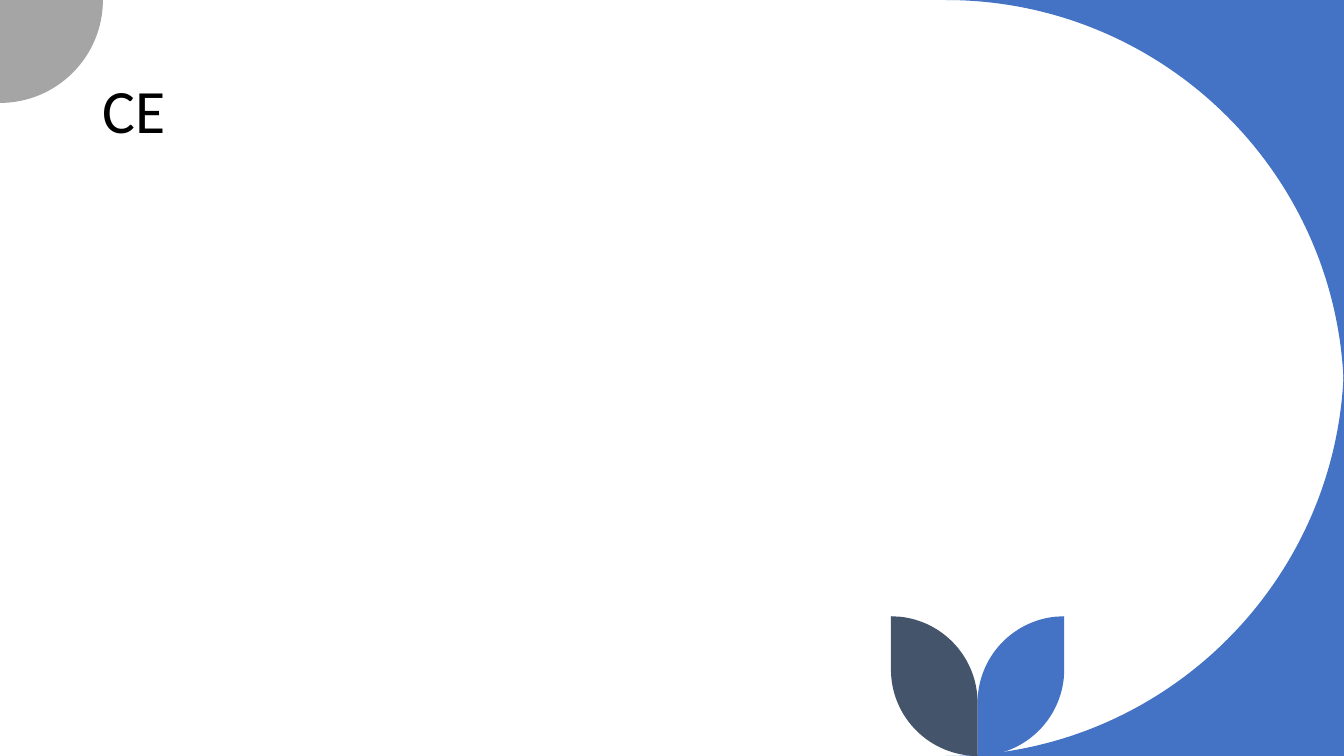
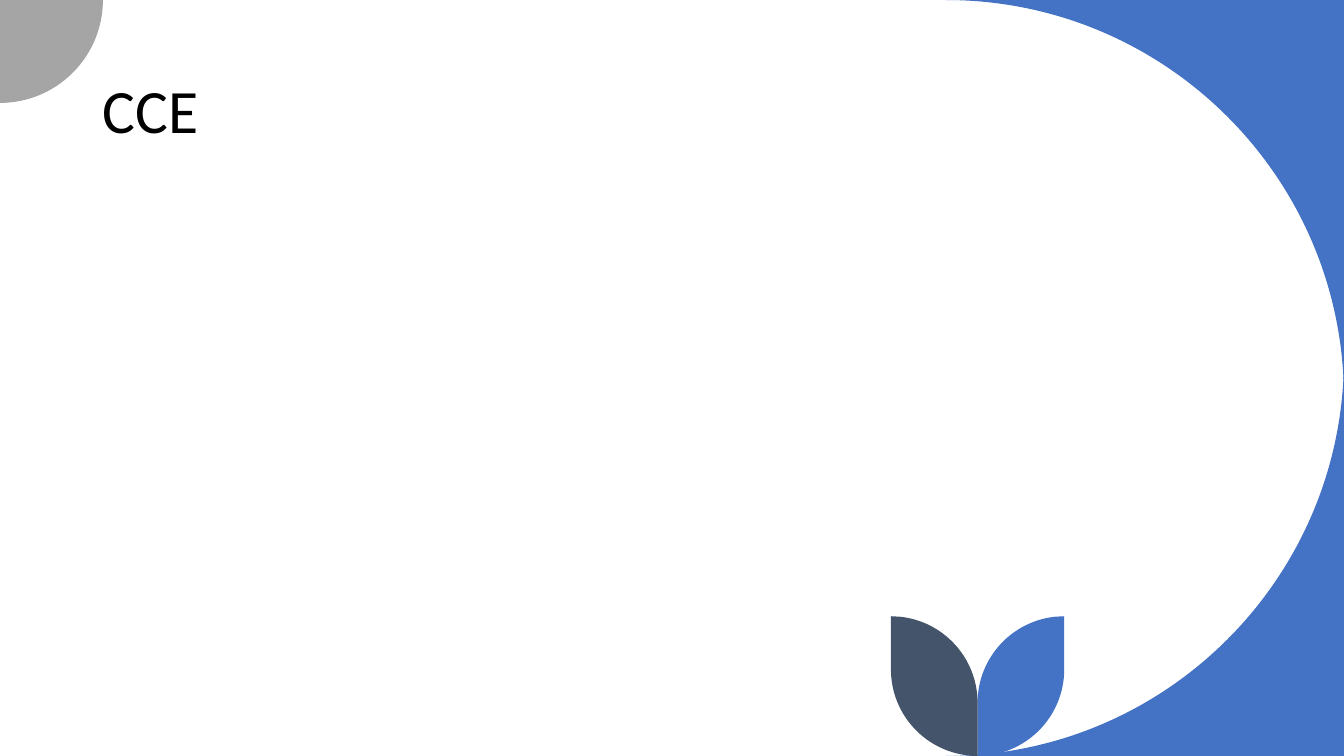
Before and after one commit to Hawmex/deep_learning_content, a slide deck: slide 12 of dnn/presentation/presentation_part2.pptx. Drawn at 1344x756 pixels with LibreOffice and Linux fonts; fonts in the diff are those of the drawing; grey boxes stand for pictures. Boxes give left, top, right and bottom in pixels: in the first picture for what was removed or moved away, otherwise in the second. Text is boxed around its words. In the diff, an @@ line names an element or a change of style, - is before the commit and + after.

```diff
--- a/dnn/presentation/presentation_part2.pptx
+++ b/dnn/presentation/presentation_part2.pptx
@@ title at (x1=102, y1=93, x2=198, y2=134): text changed @@
-CE
+CCE
```
Also in this commit, not shown: 2 other slides changed, 14 other files.
